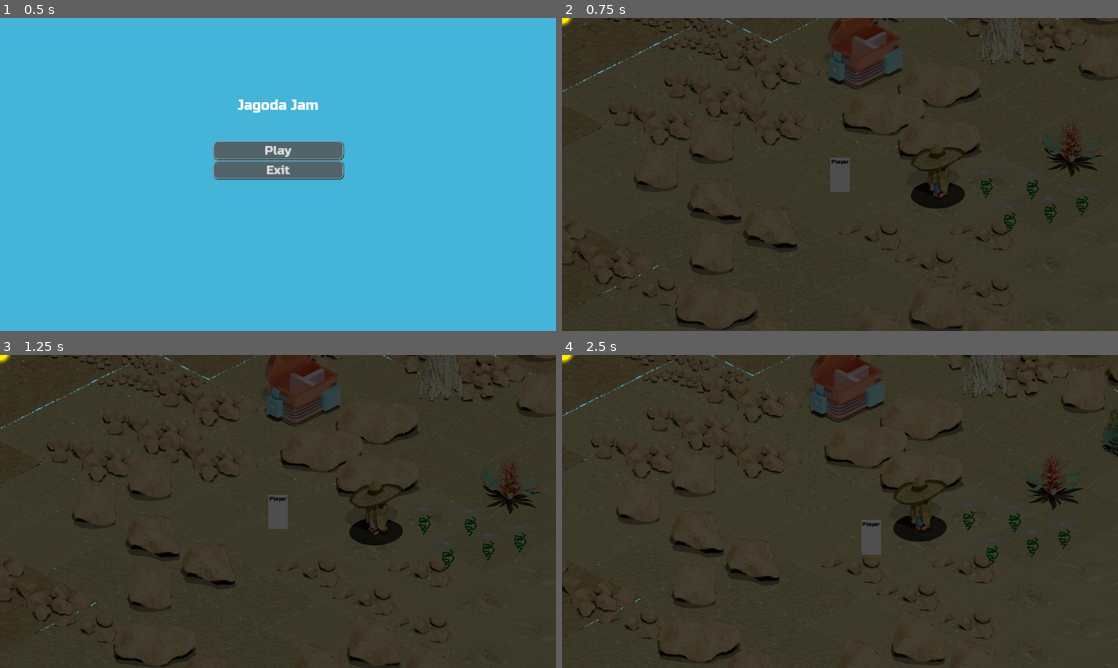
Above: before the commit, frames 1-4 (two rows, left to right).
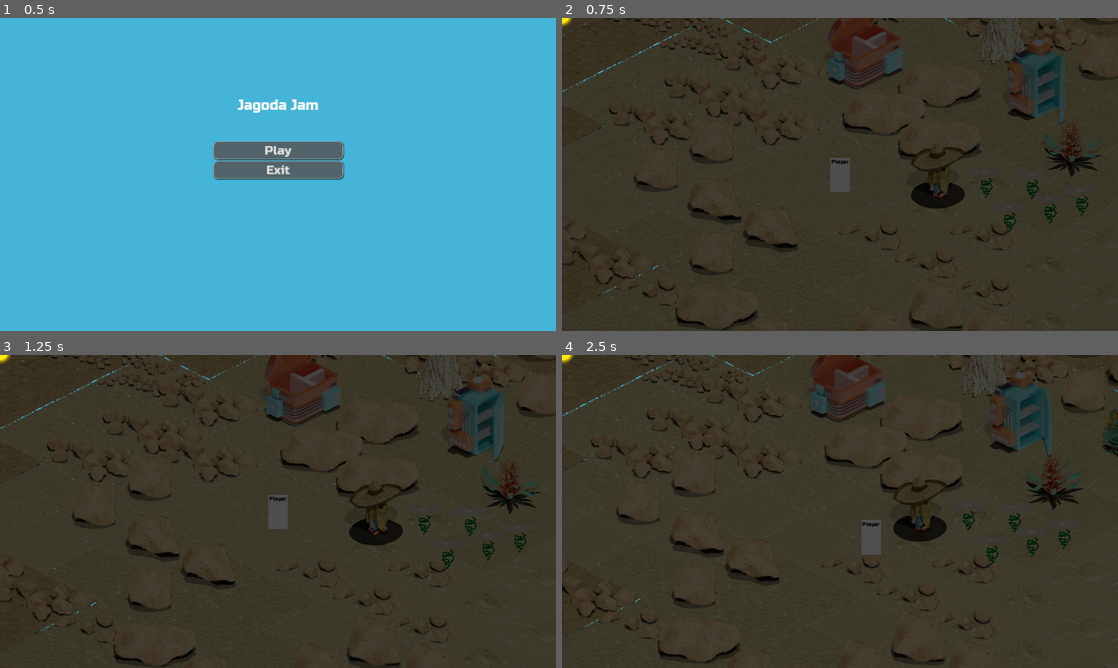
Above: after the commit, the same moments.

Repository: lorentzo/jagoda-jam
Game: Godot game, scene res://Scenes/MainMenu.tscn
Same seed, same stepped clock (60 frames per second), same inputs: the game is played once before the commit and once after it.
Inputs:
- Up to frame 1 (0.5 s): no input
- Up to frame 2 (0.75 s): click "Play" at 0.5 s
- Up to frame 3 (1.25 s): no input
- Up to frame 4 (2.5 s): tap Enter at 1.25 s; hold Right (walk-right) 1.28-2.03 s; hold Down (walk-down) from 2.03 s (still down)

Frame 1 is identical in both runs. In frame 2, 1.1% of the frame differs, in the area x 80-91%, y 7-34%; in frame 3, 1.1%; in frame 4, 1.3%, in the area x 77-89%, y 5-33%.

Commit message:
adding fridge (2)

Diff:
--- /dev/null
+++ b/jagoda/Assets/Fridges/Fridge2/fridge_2.gd
@@ -0,0 +1,11 @@
+extends Node2D
+
+
+# Called when the node enters the scene tree for the first time.
+func _ready():
+	$AnimatedSprite2D.play("door_opened")
+
+
+# Called every frame. 'delta' is the elapsed time since the previous frame.
+func _process(delta):
+	pass
--- /dev/null
+++ b/jagoda/Assets/Fridges/Fridge2/fridge_2.tscn
@@ -0,0 +1,188 @@
+[gd_scene load_steps=44 format=3 uid="uid://damvd050lcmfx"]
+
+[ext_resource type="Script" path="res://Assets/Fridges/Fridge2/fridge_2.gd" id="1_s7pws"]
+[ext_resource type="Texture2D" uid="uid://drbk2ng72hs5p" path="res://Assets/Fridges/Fridge2/Textures/Fridge2_open_animation/fridge2_opened_anim_0001.png" id="1_xjwp2"]
+[ext_resource type="Texture2D" uid="uid://oph2ho7ub5up" path="res://Assets/Fridges/Fridge2/Textures/Fridge2_open_animation/fridge2_opened_anim_0002.png" id="2_1vmjk"]
+[ext_resource type="Texture2D" uid="uid://ivguinhv3tby" path="res://Assets/Fridges/Fridge2/Textures/Fridge2_open_animation/fridge2_opened_anim_0003.png" id="3_k1j54"]
+[ext_resource type="Texture2D" uid="uid://c6mw6dj0umlhp" path="res://Assets/Fridges/Fridge2/Textures/Fridge2_open_animation/fridge2_opened_anim_0004.png" id="4_sn2uj"]
+[ext_resource type="Texture2D" uid="uid://b3bok7n2yef5c" path="res://Assets/Fridges/Fridge2/Textures/Fridge2_open_animation/fridge2_opened_anim_0005.png" id="5_vcjpp"]
+[ext_resource type="Texture2D" uid="uid://bv5u7c3d20prj" path="res://Assets/Fridges/Fridge2/Textures/Fridge2_open_animation/fridge2_opened_anim_0006.png" id="6_c468x"]
+[ext_resource type="Texture2D" uid="uid://dou2hmm55rwnf" path="res://Assets/Fridges/Fridge2/Textures/Fridge2_open_animation/fridge2_opened_anim_0007.png" id="7_h3gdx"]
+[ext_resource type="Texture2D" uid="uid://ce17cv1qp0uwl" path="res://Assets/Fridges/Fridge2/Textures/Fridge2_open_animation/fridge2_opened_anim_0008.png" id="8_xgbyr"]
+[ext_resource type="Texture2D" uid="uid://bqi61hovetcew" path="res://Assets/Fridges/Fridge2/Textures/Fridge2_open_animation/fridge2_opened_anim_0009.png" id="9_o801y"]
+[ext_resource type="Texture2D" uid="uid://dlytyds4a7j85" path="res://Assets/Fridges/Fridge2/Textures/Fridge2_open_animation/fridge2_opened_anim_0010.png" id="10_assfh"]
+[ext_resource type="Texture2D" uid="uid://dmqdhs4tkbcy7" path="res://Assets/Fridges/Fridge2/Textures/Fridge2_open_animation/fridge2_opened_anim_0011.png" id="11_qp1g4"]
+[ext_resource type="Texture2D" uid="uid://cshr8vb1ouhqi" path="res://Assets/Fridges/Fridge2/Textures/Fridge2_open_animation/fridge2_opened_anim_0012.png" id="12_mq834"]
+[ext_resource type="Texture2D" uid="uid://drkewsdnjf1x1" path="res://Assets/Fridges/Fridge2/Textures/Fridge2_open_animation/fridge2_opened_anim_0013.png" id="13_vqqep"]
+[ext_resource type="Texture2D" uid="uid://cx7xmud4u50ur" path="res://Assets/Fridges/Fridge2/Textures/Fridge2_open_animation/fridge2_opened_anim_0014.png" id="14_rj6yi"]
+[ext_resource type="Texture2D" uid="uid://b3pyig65k6oc8" path="res://Assets/Fridges/Fridge2/Textures/Fridge2_open_animation/fridge2_opened_anim_0015.png" id="15_dt40s"]
+[ext_resource type="Texture2D" uid="uid://btcxblpev1kh6" path="res://Assets/Fridges/Fridge2/Textures/Fridge2_open_animation/fridge2_opened_anim_0016.png" id="16_lpskc"]
+[ext_resource type="Texture2D" uid="uid://cgvyot0yu2uah" path="res://Assets/Fridges/Fridge2/Textures/Fridge2_open_animation/fridge2_opened_anim_0017.png" id="17_lo7iw"]
+[ext_resource type="Texture2D" uid="uid://0igv6mxppc3w" path="res://Assets/Fridges/Fridge2/Textures/Fridge2_open_animation/fridge2_opened_anim_0018.png" id="18_j4fp7"]
+[ext_resource type="Texture2D" uid="uid://dddd64i7gj3lk" path="res://Assets/Fridges/Fridge2/Textures/Fridge2_open_animation/fridge2_opened_anim_0019.png" id="19_65e6e"]
+[ext_resource type="Texture2D" uid="uid://bwbk7becrtdl1" path="res://Assets/Fridges/Fridge2/Textures/Fridge2_open_animation/fridge2_opened_anim_0020.png" id="20_o83ve"]
+[ext_resource type="Texture2D" uid="uid://bdl6hhm85mfc5" path="res://Assets/Fridges/Fridge2/Textures/Fridge2_open_animation/fridge2_opened_anim_0021.png" id="21_4mmvu"]
+[ext_resource type="Texture2D" uid="uid://buvq7v16iafl5" path="res://Assets/Fridges/Fridge2/Textures/Fridge2_open_animation/fridge2_opened_anim_0022.png" id="22_xkg74"]
+[ext_resource type="Texture2D" uid="uid://tg1h8y8nefmk" path="res://Assets/Fridges/Fridge2/Textures/Fridge2_open_animation/fridge2_opened_anim_0023.png" id="23_wq3wa"]
+[ext_resource type="Texture2D" uid="uid://cgf7k1wmviqx6" path="res://Assets/Fridges/Fridge2/Textures/Fridge2_open_animation/fridge2_opened_anim_0024.png" id="24_tlg60"]
+[ext_resource type="Texture2D" uid="uid://dxbryrrs35734" path="res://Assets/Fridges/Fridge2/Textures/Fridge2_open_animation/fridge2_opened_anim_0025.png" id="25_8umnh"]
+[ext_resource type="Texture2D" uid="uid://dekojytkey0g8" path="res://Assets/Fridges/Fridge2/Textures/Fridge2_open_animation/fridge2_opened_anim_0026.png" id="26_ulw6g"]
+[ext_resource type="Texture2D" uid="uid://c3tperq0wycvv" path="res://Assets/Fridges/Fridge2/Textures/Fridge2_open_animation/fridge2_opened_anim_0027.png" id="27_8s0ln"]
+[ext_resource type="Texture2D" uid="uid://dhjm60vrcfu51" path="res://Assets/Fridges/Fridge2/Textures/Fridge2_open_animation/fridge2_opened_anim_0028.png" id="28_f5i0a"]
+[ext_resource type="Texture2D" uid="uid://juqn8kbf8mhu" path="res://Assets/Fridges/Fridge2/Textures/Fridge2_open_animation/fridge2_opened_anim_0029.png" id="29_edi4o"]
+[ext_resource type="Texture2D" uid="uid://xp2s8l7yxi7t" path="res://Assets/Fridges/Fridge2/Textures/Fridge2_open_animation/fridge2_opened_anim_0030.png" id="30_0wkw6"]
+[ext_resource type="Texture2D" uid="uid://8jfwxh08xf35" path="res://Assets/Fridges/Fridge2/Textures/Fridge2_open_animation/fridge2_opened_anim_0031.png" id="31_0f0u7"]
+[ext_resource type="Texture2D" uid="uid://0hf73fgxcg6q" path="res://Assets/Fridges/Fridge2/Textures/Fridge2_open_animation/fridge2_opened_anim_0032.png" id="32_bjcai"]
+[ext_resource type="Texture2D" uid="uid://q0ie15uv3s5y" path="res://Assets/Fridges/Fridge2/Textures/Fridge2_open_animation/fridge2_opened_anim_0033.png" id="33_wunos"]
+[ext_resource type="Texture2D" uid="uid://d0dkp1u46ihxl" path="res://Assets/Fridges/Fridge2/Textures/Fridge2_open_animation/fridge2_opened_anim_0034.png" id="34_kv1vn"]
+[ext_resource type="Texture2D" uid="uid://cwnetyn30imoh" path="res://Assets/Fridges/Fridge2/Textures/Fridge2_open_animation/fridge2_opened_anim_0035.png" id="35_2ekqd"]
+[ext_resource type="Texture2D" uid="uid://ds2hoogeewsrq" path="res://Assets/Fridges/Fridge2/Textures/Fridge2_open_animation/fridge2_opened_anim_0036.png" id="36_p6mhr"]
+[ext_resource type="Texture2D" uid="uid://cufobw6cvv5c0" path="res://Assets/Fridges/Fridge2/Textures/Fridge2_open_animation/fridge2_opened_anim_0037.png" id="37_nwe6i"]
+[ext_resource type="Texture2D" uid="uid://cocmbsw46un4a" path="res://Assets/Fridges/Fridge2/Textures/Fridge2_open_animation/fridge2_opened_anim_0038.png" id="38_7stnk"]
+[ext_resource type="Texture2D" uid="uid://dhmccm3sejxrm" path="res://Assets/Fridges/Fridge2/Textures/Fridge2_open_animation/fridge2_opened_anim_0039.png" id="39_jr1eo"]
+[ext_resource type="Texture2D" uid="uid://baeh2etdlumdk" path="res://Assets/Fridges/Fridge2/Textures/Fridge2_open_animation/fridge2_opened_anim_0040.png" id="40_652il"]
+
+[sub_resource type="SpriteFrames" id="SpriteFrames_aa4uw"]
+animations = [{
+"frames": [{
+"duration": 1.0,
+"texture": ExtResource("1_xjwp2")
+}, {
+"duration": 1.0,
+"texture": ExtResource("2_1vmjk")
+}, {
+"duration": 1.0,
+"texture": ExtResource("3_k1j54")
+}, {
+"duration": 1.0,
+"texture": ExtResource("4_sn2uj")
+}, {
+"duration": 1.0,
+"texture": ExtResource("5_vcjpp")
+}, {
+"duration": 1.0,
+"texture": ExtResource("6_c468x")
+}, {
+"duration": 1.0,
+"texture": ExtResource("7_h3gdx")
+}, {
+"duration": 1.0,
+"texture": ExtResource("8_xgbyr")
+}, {
+"duration": 1.0,
+"texture": ExtResource("9_o801y")
+}, {
+"duration": 1.0,
+"texture": ExtResource("10_assfh")
+}, {
+"duration": 1.0,
+"texture": ExtResource("11_qp1g4")
+}, {
+"duration": 1.0,
+"texture": ExtResource("12_mq834")
+}, {
+"duration": 1.0,
+"texture": ExtResource("13_vqqep")
+}, {
+"duration": 1.0,
+"texture": ExtResource("14_rj6yi")
+}, {
+"duration": 1.0,
+"texture": ExtResource("15_dt40s")
+}, {
+"duration": 1.0,
+"texture": ExtResource("16_lpskc")
+}, {
+"duration": 1.0,
+"texture": ExtResource("17_lo7iw")
+}, {
+"duration": 1.0,
+"texture": ExtResource("18_j4fp7")
+}, {
+"duration": 1.0,
+"texture": ExtResource("19_65e6e")
+}, {
+"duration": 1.0,
+"texture": ExtResource("20_o83ve")
+}, {
+"duration": 1.0,
+"texture": ExtResource("21_4mmvu")
+}, {
+"duration": 1.0,
+"texture": ExtResource("22_xkg74")
+}, {
+"duration": 1.0,
+"texture": ExtResource("23_wq3wa")
+}, {
+"duration": 1.0,
+"texture": ExtResource("24_tlg60")
+}, {
+"duration": 1.0,
+"texture": ExtResource("25_8umnh")
+}, {
+"duration": 1.0,
+"texture": ExtResource("26_ulw6g")
+}, {
+"duration": 1.0,
+"texture": ExtResource("27_8s0ln")
+}, {
+"duration": 1.0,
+"texture": ExtResource("28_f5i0a")
+}, {
+"duration": 1.0,
+"texture": ExtResource("29_edi4o")
+}, {
+"duration": 1.0,
+"texture": ExtResource("30_0wkw6")
+}, {
+"duration": 1.0,
+"texture": ExtResource("31_0f0u7")
+}, {
+"duration": 1.0,
+"texture": ExtResource("32_bjcai")
+}, {
+"duration": 1.0,
+"texture": ExtResource("33_wunos")
+}, {
+"duration": 1.0,
+"texture": ExtResource("34_kv1vn")
+}, {
+"duration": 1.0,
+"texture": ExtResource("35_2ekqd")
+}, {
+"duration": 1.0,
+"texture": ExtResource("36_p6mhr")
+}, {
+"duration": 1.0,
+"texture": ExtResource("37_nwe6i")
+}, {
+"duration": 1.0,
+"texture": ExtResource("38_7stnk")
+}, {
+"duration": 1.0,
+"texture": ExtResource("39_jr1eo")
+}, {
+"duration": 1.0,
+"texture": ExtResource("40_652il")
+}],
+"loop": true,
+"name": &"door_opened",
+"speed": 15.0
+}]
+
+[sub_resource type="CapsuleShape2D" id="CapsuleShape2D_ycv77"]
+radius = 60.0
+height = 174.0
+
+[node name="Fridge2" type="Node2D"]
+script = ExtResource("1_s7pws")
+
+[node name="AnimatedSprite2D" type="AnimatedSprite2D" parent="."]
+sprite_frames = SubResource("SpriteFrames_aa4uw")
+animation = &"door_opened"
+
+[node name="StaticBody2D" type="StaticBody2D" parent="."]
+
+[node name="CollisionShape2D" type="CollisionShape2D" parent="StaticBody2D"]
+position = Vector2(0, 4)
+shape = SubResource("CapsuleShape2D_ycv77")
--- a/jagoda/Scenes/AssetsTest.tscn
+++ b/jagoda/Scenes/AssetsTest.tscn
@@ -11,6 +11,7 @@
 [ext_resource type="PackedScene" uid="uid://w6l2taxwsdcp" path="res://Assets/Crib/crib.tscn" id="8_svji7"]
 [ext_resource type="TileSet" uid="uid://cam8iry0q4y8u" path="res://Assets/Tiles/Sea/SeaTileSet.tres" id="10_u52bc"]
 [ext_resource type="PackedScene" uid="uid://cycefkd0euxbc" path="res://Assets/Plants/Plant3/plant_3.tscn" id="11_7c78d"]
+[ext_resource type="PackedScene" uid="uid://damvd050lcmfx" path="res://Assets/Fridges/Fridge2/fridge_2.tscn" id="12_e4oy5"]
 
 [node name="AssetsTest" type="Node2D"]
 
@@ -68,3 +69,6 @@
 
 [node name="Plant3" parent="." instance=ExtResource("11_7c78d")]
 position = Vector2(868, 139)
+
+[node name="Fridge2" parent="." instance=ExtResource("12_e4oy5")]
+position = Vector2(724, -27)
--- a/jagoda/Scenes/Game.tscn
+++ b/jagoda/Scenes/Game.tscn
@@ -15,6 +15,7 @@
 [ext_resource type="PackedScene" uid="uid://b5k47xiugccx4" path="res://Assets/Character/character.tscn" id="12_gmaxk"]
 [ext_resource type="PackedScene" uid="uid://w6l2taxwsdcp" path="res://Assets/Crib/crib.tscn" id="13_3xjmq"]
 [ext_resource type="PackedScene" uid="uid://cycefkd0euxbc" path="res://Assets/Plants/Plant3/plant_3.tscn" id="15_f0mvj"]
+[ext_resource type="PackedScene" uid="uid://damvd050lcmfx" path="res://Assets/Fridges/Fridge2/fridge_2.tscn" id="16_ur368"]
 
 [node name="Game" type="Node2D"]
 script = ExtResource("1_fxwml")
@@ -107,3 +108,6 @@
 [node name="Plant7" parent="." instance=ExtResource("15_f0mvj")]
 position = Vector2(1126, 242)
 scale = Vector2(0.6, 0.6)
+
+[node name="Fridge2" parent="." instance=ExtResource("16_ur368")]
+position = Vector2(870, 211)
Binary file added: jagoda/Assets/Fridges/Fridge2/Textures/Fridge2_open_animation/fridge2_opened_anim_0001.png
Not shown, added: jagoda/Assets/Fridges/Fridge2/Textures/Fridge2_open_animation/fridge2_opened_anim_0001.png.import
Binary file added: jagoda/Assets/Fridges/Fridge2/Textures/Fridge2_open_animation/fridge2_opened_anim_0002.png
Not shown, added: jagoda/Assets/Fridges/Fridge2/Textures/Fridge2_open_animation/fridge2_opened_anim_0002.png.import
Binary file added: jagoda/Assets/Fridges/Fridge2/Textures/Fridge2_open_animation/fridge2_opened_anim_0003.png
Not shown, added: jagoda/Assets/Fridges/Fridge2/Textures/Fridge2_open_animation/fridge2_opened_anim_0003.png.import
Binary file added: jagoda/Assets/Fridges/Fridge2/Textures/Fridge2_open_animation/fridge2_opened_anim_0004.png
Not shown, added: jagoda/Assets/Fridges/Fridge2/Textures/Fridge2_open_animation/fridge2_opened_anim_0004.png.import
Binary file added: jagoda/Assets/Fridges/Fridge2/Textures/Fridge2_open_animation/fridge2_opened_anim_0005.png
Not shown, added: jagoda/Assets/Fridges/Fridge2/Textures/Fridge2_open_animation/fridge2_opened_anim_0005.png.import
Binary file added: jagoda/Assets/Fridges/Fridge2/Textures/Fridge2_open_animation/fridge2_opened_anim_0006.png
Not shown, added: jagoda/Assets/Fridges/Fridge2/Textures/Fridge2_open_animation/fridge2_opened_anim_0006.png.import
(and 112 more such lines)
